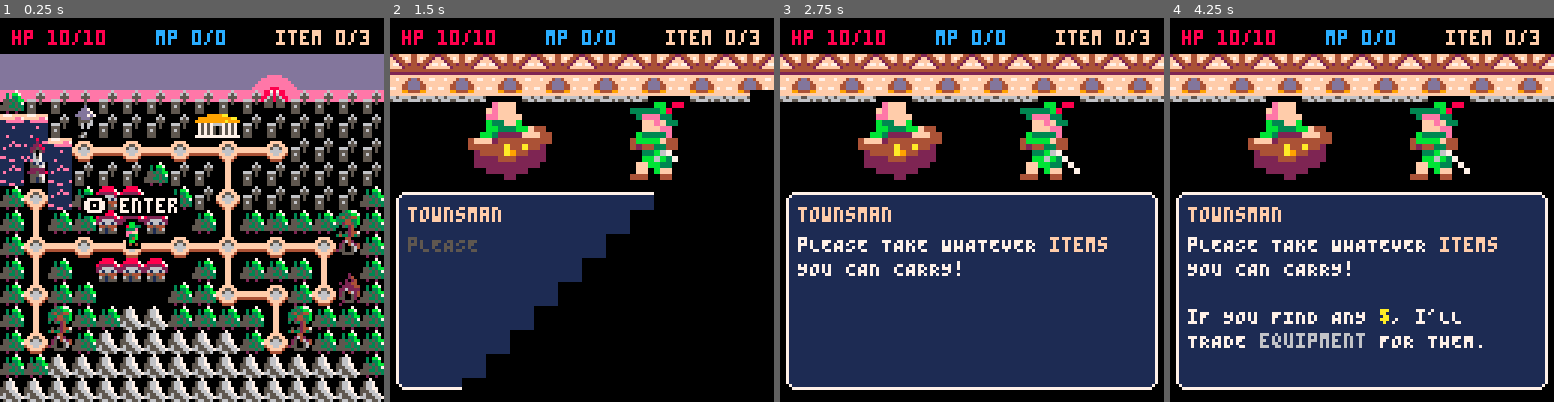
Above: before the commit, frames 1-4 (left to right).
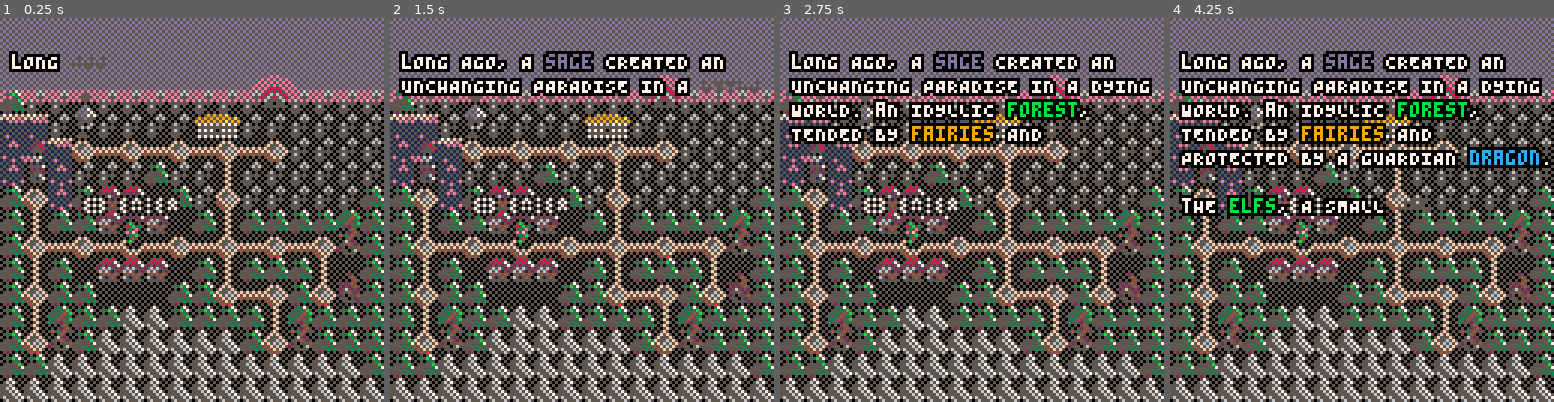
Above: after the commit, the same moments.

Repository: AddisonMink/pico8-prg
Game: PICO-8 cartridge main.p8
Same seed, same stepped clock (60 frames per second), same inputs: the game is played once before the commit and once after it.
Inputs:
- Up to frame 1 (0.25 s): no input
- Up to frame 2 (1.5 s): tap X (X key) at 0.33, 1.07 s; tap O (Z key) at 0.7 s
- Up to frame 3 (2.75 s): hold Right 1.6-2.1 s; tap O (Z key) at 1.7, 2.1, 2.5 s; tap X (X key) at 1.85 s; hold Up 2.15-2.42 s; hold Right from 2.47 s (still down)
- Up to frame 4 (4.25 s): tap O (Z key) every 0.4 s from 2.9 to 4.1 s; tap X (X key) at 2.97, 4.08 s; release Right at 3.03 s; hold Left 3.08-3.58 s; hold Down 3.63-3.97 s; hold Right from 4.02 s (still down)

The runs differ from the first frame. In frame 1, 47% of the frame differs, in the area x 0-100%, y 0-100%; in frame 2, 89%; in frame 3, 92%; in frame 4, 90%.

Commit message:
add game.

Diff:
--- a/game.lua
+++ b/game.lua
@@ -1,7 +1,7 @@
 function game_new()
   local fade_dur = 0.5
   local overworld = overworld_new()
-  local state = { overworld = overworld }
+  local state = { opening = opening_text_crawl }
   local me = {}
 
   local function fade_out(current, next, next_state)
@@ -41,6 +41,9 @@
     if result.victory then
       fade_out(state.battle, overworld, { overworld = overworld })
     elseif result.defeat then
+      load_game()
+      reset_player()
+      fade_out(state.battle, overworld, { overworld = overworld })
     end
   end
 
@@ -53,12 +56,10 @@
     end
   end
 
-  function me:load()
-    overworld:load()
-  end
-
   function me:update()
-    if state.overworld then
+    if state.opening and state.opening.update() then
+      state = { overworld = overworld }
+    elseif state.overworld then
       update_overworld()
     elseif state.battle then
       update_battle()
@@ -78,6 +79,10 @@
     elseif state.fade_in then
       local progress = (time() - state.t0) / fade_dur
       screen_fade_in(state.draw, progress)
+    elseif state.opening then
+      overworld:draw()
+      dither()
+      state.opening:draw()
     elseif state.overworld then
       overworld:draw()
     elseif state.battle then
@@ -86,7 +91,9 @@
       state.location:draw()
     end
 
-    draw_hud()
+    if not state.opening then
+      draw_hud()
+    end
   end
 
   return me
--- a/global.lua
+++ b/global.lua
@@ -6,7 +6,6 @@
     sprite = npc.battle_player,
     offset_x = -6
   },
-  max_hp = 10,
   mp = 0,
   max_mp = 0,
   item_count = 0,
@@ -16,10 +15,64 @@
   spells = { false, false, false },
   equipment = { false, false, false },
   flags = {},
+  coord = { tx = 5, ty = 9, dx = 1, dy = 0 },
+  battle_locations_fought = {}
 }
 
+saved = {
+  max_mp = 0,
+  max_item_count = 3,
+  money = 0,
+  spells = { false, false, false },
+  equipment = { false, false, false },
+  flags = {}
+}
+
+function reset_player()
+  global.player.hp = global.player.max_hp
+  global.mp = global.max_mp
+  global.coord = { tx = 5, ty = 9, dx = 1, dy = 0 }
+  global.battle_locations_fought = {}
+end
+
+function save_game()
+  saved.max_mp = global.max_mp
+  saved.max_item_count = global.max_item_count
+  saved.money = global.money
+
+  for i = 1, #global.spells do
+    saved.spells[i] = global.spells[i]
+  end
+
+  for i = 1, #global.equipment do
+    saved.equipment[i] = global.equipment[i]
+  end
+
+  for k, v in pairs(global.flags) do
+    saved.flags[k] = v
+  end
+end
+
+function load_game()
+  global.max_mp = saved.max_mp
+  global.max_item_count = saved.max_item_count
+  global.money = saved.money
+
+  for i = 1, #saved.spells do
+    global.spells[i] = saved.spells[i]
+  end
+
+  for i = 1, #saved.equipment do
+    global.equipment[i] = saved.equipment[i]
+  end
+
+  for k, v in pairs(saved.flags) do
+    global.flags[k] = v
+  end
+end
+
 function draw_hud()
-  local hp_str = "hp " .. global.player.hp .. "/" .. global.max_hp
+  local hp_str = "hp " .. global.player.hp .. "/" .. global.player.max_hp
   local mp_str = "mp " .. global.mp .. "/" .. global.max_mp
   local item_str = "item " .. global.item_count .. "/" .. global.max_item_count
 
--- a/main.p8
+++ b/main.p8
@@ -22,7 +22,6 @@
 
 dialogue = game_new()
 result = nil
-dialogue:load()
 
 function _update()
   result = dialogue:update()
--- a/overworld.lua
+++ b/overworld.lua
@@ -36,34 +36,27 @@
   local up_frames = { 44, 45, 46 }
   local down_frames = { 60, 61, 62 }
 
-  local coord = { tx = 5, ty = 9, dx = 1, dy = 0 }
-  local battles_locations_fought = {}
   local state = { ready = true }
   local me = {}
 
-  function me:load()
-    coord = { tx = 5, ty = 9, dx = 1, dy = 0 }
-    battles_locations_fought = {}
-  end
-
   function me:update()
     if state.ready then
-      local tx, ty = coord.tx, coord.ty
+      local tx, ty = global.coord.tx, global.coord.ty
       if btnp(0) and mget(tx - 1, ty) == 114 and mget(tx - 2, ty) == 113 then
-        coord.dx = -1
-        coord.dy = 0
+        global.coord.dx = -1
+        global.coord.dy = 0
         state = { moving = true, tx = tx - 2, ty = ty, t0 = time() }
       elseif btnp(1) and mget(tx + 1, ty) == 114 and mget(tx + 2, ty) == 113 then
-        coord.dx = 1
-        coord.dy = 0
+        global.coord.dx = 1
+        global.coord.dy = 0
         state = { moving = true, tx = tx + 2, ty = ty, t0 = time() }
       elseif btnp(2) and mget(tx, ty - 1) == 165 and mget(tx, ty - 2) == 113 then
-        coord.dx = 0
-        coord.dy = -1
+        global.coord.dx = 0
+        global.coord.dy = -1
         state = { moving = true, tx = tx, ty = ty - 2, t0 = time() }
       elseif btnp(3) and mget(tx, ty + 1) == 165 and mget(tx, ty + 2) == 113 then
-        coord.dx = 0
-        coord.dy = 1
+        global.coord.dx = 0
+        global.coord.dy = 1
         state = { moving = true, tx = tx, ty = ty + 2, t0 = time() }
       elseif btnp(4) then
         local key = tx .. "," .. ty
@@ -76,18 +69,18 @@
       local done = time() - state.t0 > moving_dur
 
       if done then
-        coord.tx = state.tx
-        coord.ty = state.ty
+        global.coord.tx = state.tx
+        global.coord.ty = state.ty
         state = { enter = true }
       else
-        coord.tx += coord.dx * 2 / (30 * moving_dur)
-        coord.ty += coord.dy * 2 / (30 * moving_dur)
+        global.coord.tx += global.coord.dx * 2 / (30 * moving_dur)
+        global.coord.ty += global.coord.dy * 2 / (30 * moving_dur)
       end
     elseif state.enter then
-      local coord_key = coord.tx .. "," .. coord.ty
+      local coord_key = global.coord.tx .. "," .. global.coord.ty
       local loc = involuntary_locations[coord_key]
       local bat = battle_locations[coord_key]
-      local bat_fought = bat and battles_locations_fought[coord_key]
+      local bat_fought = bat and global.battle_locations_fought[coord_key]
       local enemy = bat and (bat_fought and bat[2] or bat[1])
 
       state = { ready = true }
@@ -95,22 +88,22 @@
       if loc then
         return { location = loc }
       elseif enemy then
-        battles_locations_fought[coord_key] = true
+        global.battle_locations_fought[coord_key] = true
         return { battle = battle_new(enemy) }
       end
     end
   end
 
   function me:draw()
-    local coord_key = coord.tx .. "," .. coord.ty
-    local player_x = coord.tx * 8
-    local player_y = coord.ty * 8 - 4
-    local player_flip_x = coord.dx > 0
+    local coord_key = global.coord.tx .. "," .. global.coord.ty
+    local player_x = global.coord.tx * 8
+    local player_y = global.coord.ty * 8 - 4
+    local player_flip_x = global.coord.dx > 0
     local loc = voluntary_locations[coord_key]
 
-    local frames = coord.dx ~= 0 and side_frames
-        or coord.dy < 0 and up_frames
-        or coord.dy > 0 and down_frames
+    local frames = global.coord.dx ~= 0 and side_frames
+        or global.coord.dy < 0 and up_frames
+        or global.coord.dy > 0 and down_frames
 
     rectfill(0, 0, 127, 27, 13)
     rectfill(0, 24, 127, 27, 14)
